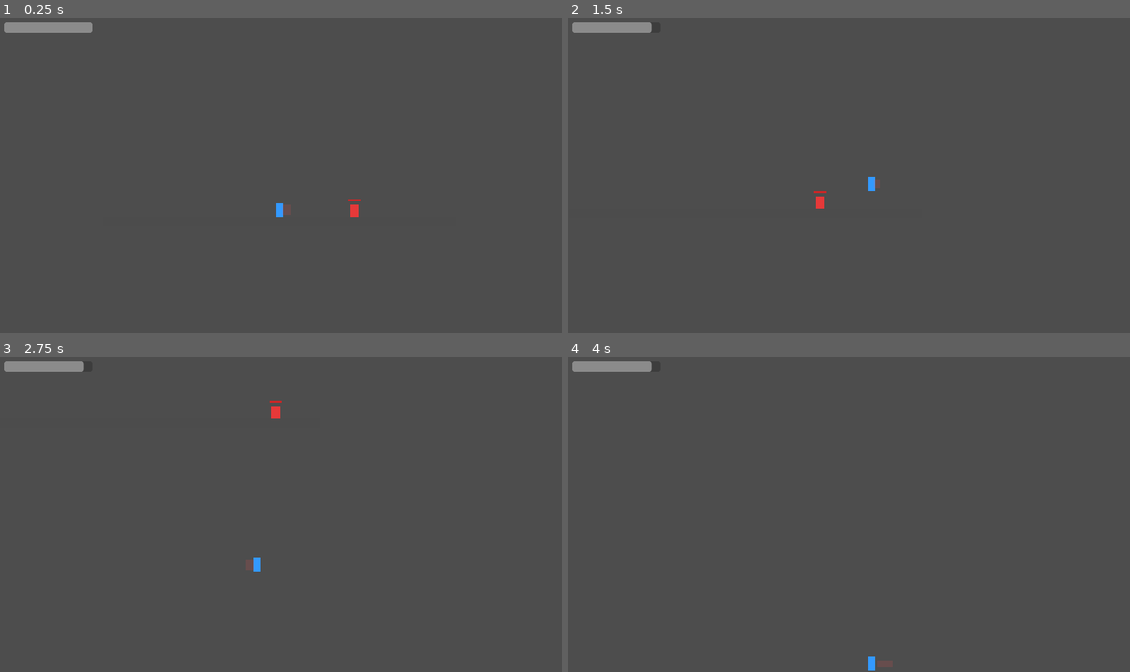
Above: before the commit, frames 1-4 (two rows, left to right).
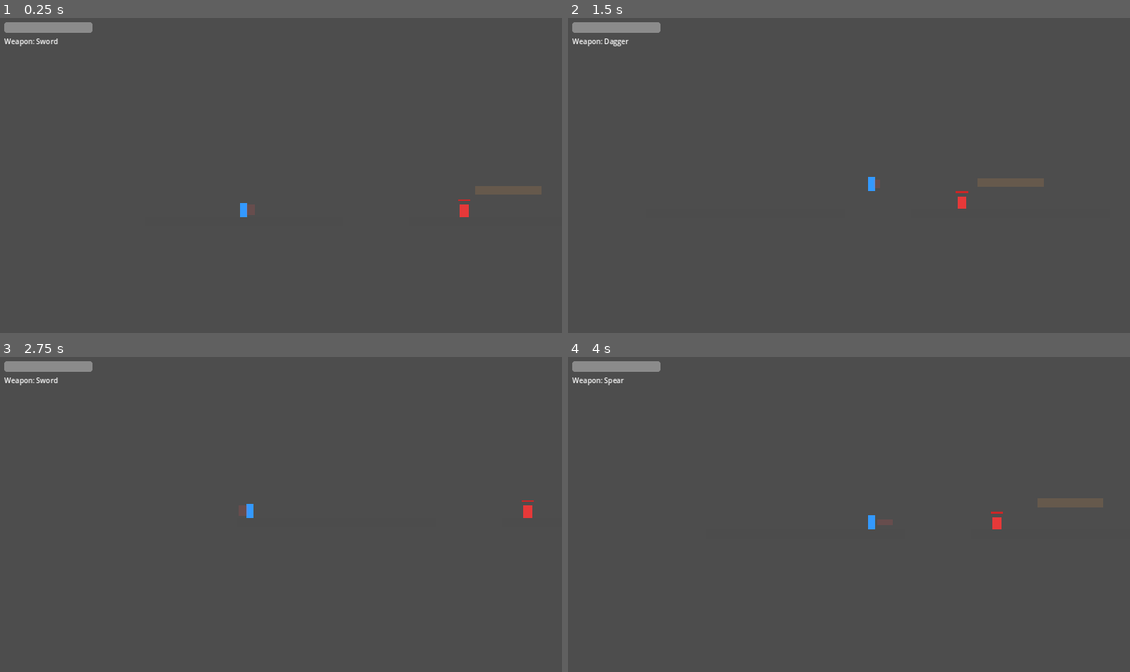
Above: after the commit, the same moments.

Repository: BrightHorizon-16/Everfall-Side-scroller-
Game: Godot game, scene res://scenes/main.tscn
The game is run twice, just before and just after one commit, with the same random seed, the same clock (stepped at 60 frames per second) and the same inputs.
Inputs (mouse positions are in pixels of both pictures, inside the frame that each line leads up to):
- Up to frame 1 (0.25 s): no input
- Up to frame 2 (1.5 s): tap Enter at 0.5 s; move the mouse to (972, 159) at 0.52 s; hold D (move_right) from 0.53 s (still down); tap 1 at 0.6 s; tap Space (jump) at 0.77 s; tap 2 at 0.8, 1.35 s; move the mouse to (736, 191) at 1.27 s
- Up to frame 3 (2.75 s): tap Space (jump) at 1.52 s; tap 3 at 1.55, 2.1 s; move the mouse to (337, 442) at 2.02 s; release D (move_right) at 2.03 s; hold A (move_left) from 2.03 s (still down); tap 1 at 2.3 s
- Up to frame 4 (4 s): move the mouse to (820, 577) at 2.77 s; release A (move_left) at 2.78 s; hold D (move_right) from 2.78 s (still down); click (820, 577) at 2.85 s; tap Space (jump) at 3.02, 3.77 s; tap 2 at 3.05 s; move the mouse to (1017, 561) at 3.52 s; tap J (attack, bound only before the commit) at 3.6 s; tap 3 at 3.8 s

The runs differ from the first frame. In frame 1, 0.8% of the frame differs, in the area x 0-97%, y 6-64%; in frame 2, 0.6%; in frame 3, 0.5%; in frame 4, 0.8%, in the area x 0-96%, y 1-100%.

Commit message:
Left-click attack, kill plane, gap+platform in Beginner World, weapon UI label

Diff:
--- a/project.godot
+++ b/project.godot
@@ -34,7 +34,7 @@
 }
 attack={
 "deadzone": 0.2,
-"events": [Object(InputEventKey,"resource_local_to_scene":false,"resource_name":"","device":-1,"window_id":0,"alt_pressed":false,"shift_pressed":false,"ctrl_pressed":false,"meta_pressed":false,"pressed":false,"keycode":0,"physical_keycode":74,"key_label":0,"unicode":0,"location":0,"echo":false,"script":null)
+"events": [Object(InputEventMouseButton,"resource_local_to_scene":false,"resource_name":"","device":-1,"window_id":0,"alt_pressed":false,"shift_pressed":false,"ctrl_pressed":false,"meta_pressed":false,"button_mask":0,"position":Vector2(0, 0),"global_position":Vector2(0, 0),"factor":1.0,"button_index":1,"canceled":false,"pressed":false,"double_click":false,"script":null)
 ]
 }
 
--- a/scenes/main.tscn
+++ b/scenes/main.tscn
@@ -1,9 +1,10 @@
-[gd_scene load_steps=5 format=3]
+[gd_scene load_steps=6 format=3]
 
 [ext_resource type="PackedScene" path="res://scenes/player/player.tscn" id="1_player"]
 [ext_resource type="Script" path="res://scripts/camera/camera_follow.gd" id="2_camera_follow"]
 [ext_resource type="PackedScene" path="res://scenes/regions/beginner_world.tscn" id="3_beginner_world"]
 [ext_resource type="Script" path="res://scripts/ui/player_health_bar.gd" id="4_player_health_bar"]
+[ext_resource type="Script" path="res://scripts/ui/weapon_label.gd" id="5_weapon_label"]
 
 [node name="Main" type="Node2D"]
 
@@ -12,7 +13,7 @@
 [node name="BeginnerWorld" parent="World" instance=ExtResource("3_beginner_world")]
 
 [node name="Player" parent="." instance=ExtResource("1_player")]
-position = Vector2(0, 250)
+position = Vector2(-300, 250)
 
 [node name="Camera" type="Camera2D" parent="."]
 script = ExtResource("2_camera_follow")
@@ -27,3 +28,10 @@
 offset_right = 216.0
 offset_bottom = 40.0
 script = ExtResource("4_player_health_bar")
+
+[node name="WeaponLabel" type="Label" parent="UI"]
+offset_left = 16.0
+offset_top = 48.0
+offset_right = 216.0
+offset_bottom = 72.0
+script = ExtResource("5_weapon_label")
--- a/scenes/regions/beginner_world.tscn
+++ b/scenes/regions/beginner_world.tscn
@@ -1,23 +1,64 @@
-[gd_scene load_steps=3 format=3]
+[gd_scene load_steps=6 format=3]
 
 [ext_resource type="PackedScene" path="res://scenes/enemies/chaser.tscn" id="1_chaser"]
+[ext_resource type="Script" path="res://scripts/components/kill_plane.gd" id="2_kill_plane"]
 
 [sub_resource type="RectangleShape2D" id="RectangleShape2D_floor"]
-size = Vector2(800, 20)
+size = Vector2(450, 20)
+
+[sub_resource type="RectangleShape2D" id="RectangleShape2D_platform"]
+size = Vector2(150, 20)
+
+[sub_resource type="RectangleShape2D" id="RectangleShape2D_killplane"]
+size = Vector2(2000, 40)
 
 [node name="BeginnerWorld" type="Node2D"]
 
-[node name="Floor" type="StaticBody2D" parent="."]
-position = Vector2(0, 300)
+[node name="FloorLeft" type="StaticBody2D" parent="."]
+position = Vector2(-300, 300)
 collision_layer = 1
 collision_mask = 0
 
-[node name="CollisionShape2D" type="CollisionShape2D" parent="Floor"]
+[node name="CollisionShape2D" type="CollisionShape2D" parent="FloorLeft"]
 shape = SubResource("RectangleShape2D_floor")
 
-[node name="Polygon2D" type="Polygon2D" parent="Floor"]
-polygon = PackedVector2Array(-400, -10, 400, -10, 400, 10, -400, 10)
+[node name="Polygon2D" type="Polygon2D" parent="FloorLeft"]
+polygon = PackedVector2Array(-225, -10, 225, -10, 225, 10, -225, 10)
 color = Color(0.3, 0.3, 0.3, 1)
+
+[node name="FloorRight" type="StaticBody2D" parent="."]
+position = Vector2(300, 300)
+collision_layer = 1
+collision_mask = 0
+
+[node name="CollisionShape2D" type="CollisionShape2D" parent="FloorRight"]
+shape = SubResource("RectangleShape2D_floor")
+
+[node name="Polygon2D" type="Polygon2D" parent="FloorRight"]
+polygon = PackedVector2Array(-225, -10, 225, -10, 225, 10, -225, 10)
+color = Color(0.3, 0.3, 0.3, 1)
+
+[node name="Platform" type="StaticBody2D" parent="."]
+position = Vector2(300, 230)
+collision_layer = 1
+collision_mask = 0
+
+[node name="CollisionShape2D" type="CollisionShape2D" parent="Platform"]
+shape = SubResource("RectangleShape2D_platform")
+
+[node name="Polygon2D" type="Polygon2D" parent="Platform"]
+polygon = PackedVector2Array(-75, -10, 75, -10, 75, 10, -75, 10)
+color = Color(0.4, 0.35, 0.3, 1)
 
 [node name="Chaser" parent="." instance=ExtResource("1_chaser")]
 position = Vector2(200, 250)
+
+[node name="KillPlane" type="Area2D" parent="."]
+position = Vector2(0, 600)
+collision_layer = 0
+collision_mask = 6
+monitorable = false
+script = ExtResource("2_kill_plane")
+
+[node name="CollisionShape2D" type="CollisionShape2D" parent="KillPlane"]
+shape = SubResource("RectangleShape2D_killplane")
--- /dev/null
+++ b/scripts/components/kill_plane.gd
@@ -0,0 +1,18 @@
+extends Area2D
+## KillPlane
+##
+## Generic instant-death trigger for anything with a Health component that
+## touches it. Used for level boundaries (falling off the map) - reuses
+## the same Health -> "died" signal pipeline as normal combat death, so
+## respawn (Player) / despawn (enemies) behavior doesn't get duplicated.
+class_name KillPlane
+
+
+func _ready() -> void:
+	body_entered.connect(_on_body_entered)
+
+
+func _on_body_entered(body: Node2D) -> void:
+	var health := body.get_node_or_null("Health") as Health
+	if health:
+		health.take_damage(health.max_health)
--- a/scripts/player/combat.gd
+++ b/scripts/player/combat.gd
@@ -7,6 +7,8 @@
 ## resource - this script doesn't know or care which weapon it is. No
 ## combo chains, no heavy attacks yet - deferred to a later milestone.
 class_name PlayerCombat
+
+signal weapon_changed(weapon: Weapon)
 
 @export var equipped_weapon: Weapon
 
@@ -32,6 +34,7 @@
 	var rect_shape := hitbox_shape.shape as RectangleShape2D
 	if rect_shape:
 		rect_shape.size = weapon.hitbox_size
+	weapon_changed.emit(weapon)
 
 
 func _process(delta: float) -> void:
--- /dev/null
+++ b/scripts/ui/weapon_label.gd
@@ -0,0 +1,19 @@
+extends Label
+## WeaponLabel
+##
+## Shows the player's currently equipped weapon name in the UI. Listens
+## to PlayerCombat's weapon_changed signal rather than polling.
+class_name WeaponLabel
+
+
+func _ready() -> void:
+	var player := get_tree().get_first_node_in_group("player")
+	if player:
+		var combat: PlayerCombat = player.get_node("Combat")
+		combat.weapon_changed.connect(_on_weapon_changed)
+		if combat.equipped_weapon:
+			_on_weapon_changed(combat.equipped_weapon)
+
+
+func _on_weapon_changed(weapon: Weapon) -> void:
+	text = "Weapon: %s" % weapon.weapon_name
Not shown, changed: PROGRESS.md
